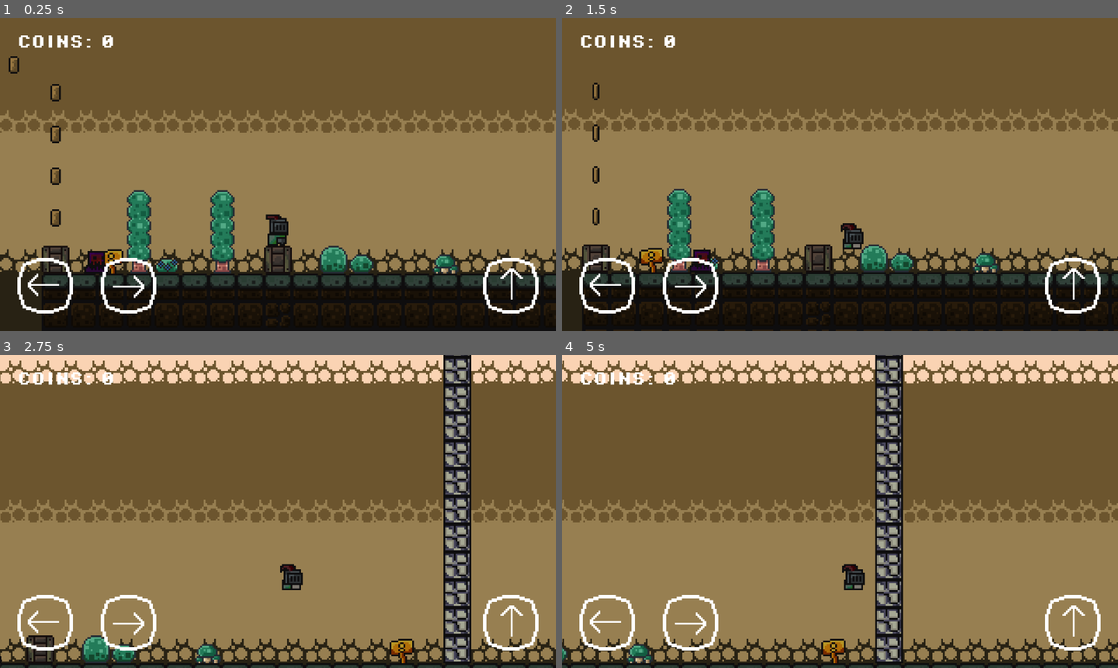
Above: before the commit, frames 1-4 (two rows, left to right).
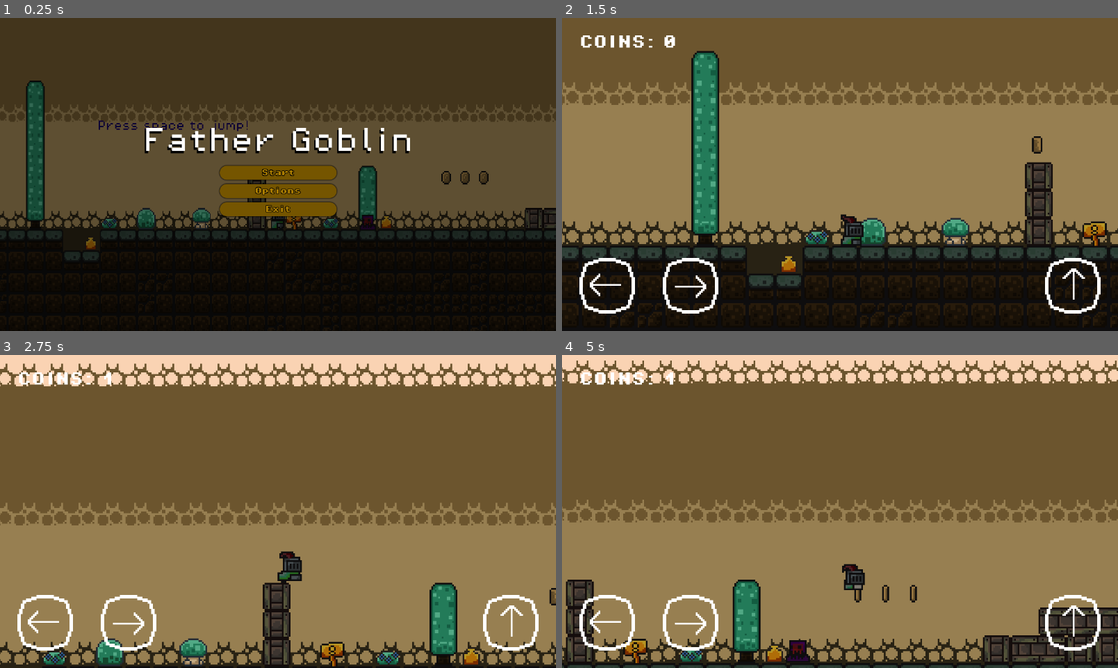
Above: after the commit, the same moments.

Repository: KAISERaustin/goblin-father
Game: Godot game, scene res://scenes/main_menu.tscn
The game is run twice, just before and just after one commit, with the same random seed, the same clock (stepped at 60 frames per second) and the same inputs. Before the commit the project starts from res://scenes/game.tscn.
Inputs (mouse positions are in pixels of both pictures, inside the frame that each line leads up to):
- Up to frame 1 (0.25 s): no input
- Up to frame 2 (1.5 s): click (840, 171) at 0.5 s, where only the run after the commit has a clickable "Start"; hold D (move_right) from 1.28 s (still down)
- Up to frame 3 (2.75 s): keep holding D (move_right); tap Space (jump) at 1.52, 2.27 s
- Up to frame 4 (5 s): release D (move_right) at 2.78 s; hold A (move_left) 2.78-3.53 s; hold D (move_right) from 3.53 s (still down); tap Space (jump) at 3.77, 4.52 s

The runs differ from the first frame. In frame 1, 83% of the frame differs, in the area x 0-100%, y 0-100%; in frame 2, 28%; in frame 3, 18%; in frame 4, 19%.

Commit message:
Slimes die when jumped on! Mobile Interface is white now.

Diff:
--- a/goblin-father-godot/project.godot
+++ b/goblin-father-godot/project.godot
@@ -11,7 +11,7 @@
 [application]
 
 config/name="Goblin Father"
-run/main_scene="uid://d1dq0mprty0tc"
+run/main_scene="uid://b40ip6k0ocpmd"
 config/features=PackedStringArray("4.4", "Forward Plus")
 config/icon="res://icon.svg"
 
--- a/goblin-father-godot/scenes/Player.tscn
+++ b/goblin-father-godot/scenes/Player.tscn
@@ -197,9 +197,11 @@
 shape = SubResource("RectangleShape2D_p0vlq")
 
 [node name="DeathTimer" type="Timer" parent="."]
+ignore_time_scale = true
 
 [node name="WinTimer" type="Timer" parent="."]
 wait_time = 3.0
+ignore_time_scale = true
 
 [connection signal="area_entered" from="Area2D" to="." method="_on_area_2d_area_entered"]
 [connection signal="timeout" from="DeathTimer" to="." method="_on_death_timer_timeout"]
--- a/goblin-father-godot/scenes/game.tscn
+++ b/goblin-father-godot/scenes/game.tscn
@@ -254,7 +254,7 @@
 tile_set = SubResource("TileSet_lbhrr")
 
 [node name="Player" parent="." groups=["player"] instance=ExtResource("1_uwrxv")]
-position = Vector2(2504, -12)
+position = Vector2(-55, 4)
 
 [node name="Camera2D" type="Camera2D" parent="Player"]
 position = Vector2(0, -45)
--- a/goblin-father-godot/scenes/slime.tscn
+++ b/goblin-father-godot/scenes/slime.tscn
@@ -1,46 +1,55 @@
-[gd_scene load_steps=20 format=3 uid="uid://cci5xsib4tlix"]
+[gd_scene load_steps=23 format=3 uid="uid://cci5xsib4tlix"]
 
 [ext_resource type="Script" uid="uid://wlaq8svsppx3" path="res://scripts/slime.gd" id="1_n6pvg"]
 [ext_resource type="Texture2D" uid="uid://bhhyi7mbabwa" path="res://sprites/slime_purple.png" id="2_n6pvg"]
 [ext_resource type="Texture2D" uid="uid://cbbap0gi5gvmj" path="res://assets/slime_purple.png" id="2_pjw23"]
 
-[sub_resource type="RectangleShape2D" id="RectangleShape2D_pjw23"]
-size = Vector2(10, 2)
-
 [sub_resource type="RectangleShape2D" id="RectangleShape2D_n6pvg"]
 size = Vector2(10, 1)
 
-[sub_resource type="AtlasTexture" id="AtlasTexture_pjw23"]
+[sub_resource type="AtlasTexture" id="AtlasTexture_n6pvg"]
 atlas = ExtResource("2_n6pvg")
 region = Rect2(0, 0, 24, 24)
 
-[sub_resource type="AtlasTexture" id="AtlasTexture_0l8pv"]
+[sub_resource type="AtlasTexture" id="AtlasTexture_pjw23"]
 atlas = ExtResource("2_n6pvg")
 region = Rect2(24, 0, 24, 24)
 
-[sub_resource type="AtlasTexture" id="AtlasTexture_vnioy"]
+[sub_resource type="AtlasTexture" id="AtlasTexture_0l8pv"]
 atlas = ExtResource("2_n6pvg")
 region = Rect2(48, 0, 24, 24)
 
-[sub_resource type="AtlasTexture" id="AtlasTexture_2xjuo"]
+[sub_resource type="AtlasTexture" id="AtlasTexture_vnioy"]
 atlas = ExtResource("2_n6pvg")
 region = Rect2(72, 0, 24, 24)
 
-[sub_resource type="AtlasTexture" id="AtlasTexture_a02ik"]
+[sub_resource type="AtlasTexture" id="AtlasTexture_2xjuo"]
 atlas = ExtResource("2_n6pvg")
 region = Rect2(96, 0, 24, 24)
 
-[sub_resource type="AtlasTexture" id="AtlasTexture_pu8ps"]
+[sub_resource type="AtlasTexture" id="AtlasTexture_a02ik"]
 atlas = ExtResource("2_n6pvg")
 region = Rect2(120, 0, 24, 24)
 
-[sub_resource type="AtlasTexture" id="AtlasTexture_g40cl"]
+[sub_resource type="AtlasTexture" id="AtlasTexture_pu8ps"]
 atlas = ExtResource("2_n6pvg")
 region = Rect2(144, 0, 24, 24)
 
+[sub_resource type="AtlasTexture" id="AtlasTexture_g40cl"]
+atlas = ExtResource("2_n6pvg")
+region = Rect2(168, 0, 24, 24)
+
 [sub_resource type="AtlasTexture" id="AtlasTexture_cxm07"]
 atlas = ExtResource("2_n6pvg")
-region = Rect2(168, 0, 24, 24)
+region = Rect2(168, 24, 24, 24)
+
+[sub_resource type="AtlasTexture" id="AtlasTexture_g2qvl"]
+atlas = ExtResource("2_n6pvg")
+region = Rect2(144, 24, 24, 24)
+
+[sub_resource type="AtlasTexture" id="AtlasTexture_tyl0w"]
+atlas = ExtResource("2_n6pvg")
+region = Rect2(120, 24, 24, 24)
 
 [sub_resource type="AtlasTexture" id="AtlasTexture_2npkn"]
 atlas = ExtResource("2_pjw23")
@@ -61,6 +70,9 @@
 [sub_resource type="SpriteFrames" id="SpriteFrames_0l8pv"]
 animations = [{
 "frames": [{
+"duration": 1.0,
+"texture": SubResource("AtlasTexture_n6pvg")
+}, {
 "duration": 1.0,
 "texture": SubResource("AtlasTexture_pjw23")
 }, {
@@ -84,10 +96,16 @@
 }, {
 "duration": 1.0,
 "texture": SubResource("AtlasTexture_cxm07")
+}, {
+"duration": 1.0,
+"texture": SubResource("AtlasTexture_g2qvl")
+}, {
+"duration": 1.0,
+"texture": SubResource("AtlasTexture_tyl0w")
 }],
 "loop": false,
 "name": &"Death",
-"speed": 25.0
+"speed": 50.0
 }, {
 "frames": [{
 "duration": 1.0,
@@ -107,18 +125,15 @@
 "speed": 5.0
 }]
 
+[sub_resource type="RectangleShape2D" id="RectangleShape2D_pjw23"]
+size = Vector2(8, 2)
+
 [sub_resource type="RectangleShape2D" id="RectangleShape2D_p2gj0"]
-size = Vector2(10, 9.5)
+size = Vector2(12, 9.5)
 
 [node name="Slime" type="CharacterBody2D"]
 floor_constant_speed = true
 script = ExtResource("1_n6pvg")
-
-[node name="HeadHitCheck" type="Area2D" parent="."]
-
-[node name="CollisionShape2D" type="CollisionShape2D" parent="HeadHitCheck"]
-position = Vector2(0, -11)
-shape = SubResource("RectangleShape2D_pjw23")
 
 [node name="GroundCheck" type="CollisionShape2D" parent="."]
 position = Vector2(0, -0.5)
@@ -137,6 +152,12 @@
 position = Vector2(0, -6)
 target_position = Vector2(-7, 0)
 
+[node name="HeadHitCheck" type="Area2D" parent="."]
+
+[node name="CollisionShape2D" type="CollisionShape2D" parent="HeadHitCheck"]
+position = Vector2(0, -11)
+shape = SubResource("RectangleShape2D_pjw23")
+
 [node name="BodyCheck" type="Area2D" parent="." groups=["enemy_slime"]]
 
 [node name="CollisionShape2D" type="CollisionShape2D" parent="BodyCheck"]
--- a/goblin-father-godot/scripts/player.gd
+++ b/goblin-father-godot/scripts/player.gd
@@ -6,6 +6,9 @@
 @onready var death_timer: Timer = $DeathTimer
 @onready var win_timer: Timer = $WinTimer
 @onready var animated_sprite: AnimatedSprite2D = $AnimatedSprite2D
+
+func ready() -> void:
+	add_to_group("player")
 
 func _physics_process(delta: float) -> void:
 	# Add the gravity.
@@ -51,7 +54,7 @@
 		win_timer.start()
 	elif area.is_in_group("enemy_slime"):
 		print("SLIME")
-		$CollisionShape2D.set_deferred("disabled", true)
+		Engine.time_scale = 0
 		death_timer.start()
 	elif area.is_in_group("killzone"):
 		print("DEAD")
@@ -59,8 +62,7 @@
 		print("GROUND")
 
 func _on_death_timer_timeout() -> void:
-	Engine.time_scale = 1.0
-	$CollisionShape2D.set_deferred("disabled", false)
+	Engine.time_scale = 1
 	get_tree().reload_current_scene()
 
 func _on_win_timer_timeout() -> void:
--- a/goblin-father-godot/scripts/slime.gd
+++ b/goblin-father-godot/scripts/slime.gd
@@ -2,12 +2,14 @@
 
 const SPEED = 30
 var direction = 1
+var is_dead = false
 
 @onready var ray_cast_left: RayCast2D = $RayCastLeft
 @onready var ray_cast_right: RayCast2D = $RayCastRight
 
 @onready var head_hit_check: Area2D = $HeadHitCheck
 @onready var body_check: Area2D = $BodyCheck
+@onready var ground_check: CollisionShape2D = $GroundCheck
 
 @onready var animated_sprite: AnimatedSprite2D = $AnimatedSprite2D
 
@@ -16,6 +18,9 @@
 var gravity = ProjectSettings.get_setting("physics/2d/default_gravity")
 
 func _physics_process(delta: float) -> void:
+	#dead flag to avoid the error and collision of raycasts after they are freed.
+	if is_dead:
+		return
 	# Add the gravity.
 	if not is_on_floor():
 		velocity += get_gravity() * delta
@@ -27,6 +32,9 @@
 
 # Called every frame. 'delta' is the elapsed time since the previous frame.
 func _process(delta) -> void:
+	#dead flag to avoid the error and collision of raycasts after they are freed.
+	if is_dead:
+		return
 	#swapes the direction of the slime if the raycast for that side collides with something.
 	if ray_cast_left.is_colliding():
 		direction = -1
@@ -41,13 +49,12 @@
 
 func _on_head_hit_check_area_entered(area: Area2D) -> void:
 	if area.is_in_group("player"):
-		play_death()
-
-func play_death() -> void:
-	body_check.monitoring = false
-	animated_sprite.play("Death")
-	set_deferred("monitoring", false)
-	death_timer.start()
-
-func _on_death_timer_timeout() -> void:
-	queue_free()
+		is_dead = true
+		head_hit_check.queue_free()
+		body_check.queue_free()
+		velocity.y = 0
+		ground_check.queue_free()
+		ray_cast_left.queue_free()
+		ray_cast_right.queue_free()
+		direction = 0
+		animated_sprite.play("Death")
Binary file changed: goblin-father-godot/sprites/slime_purple.png
